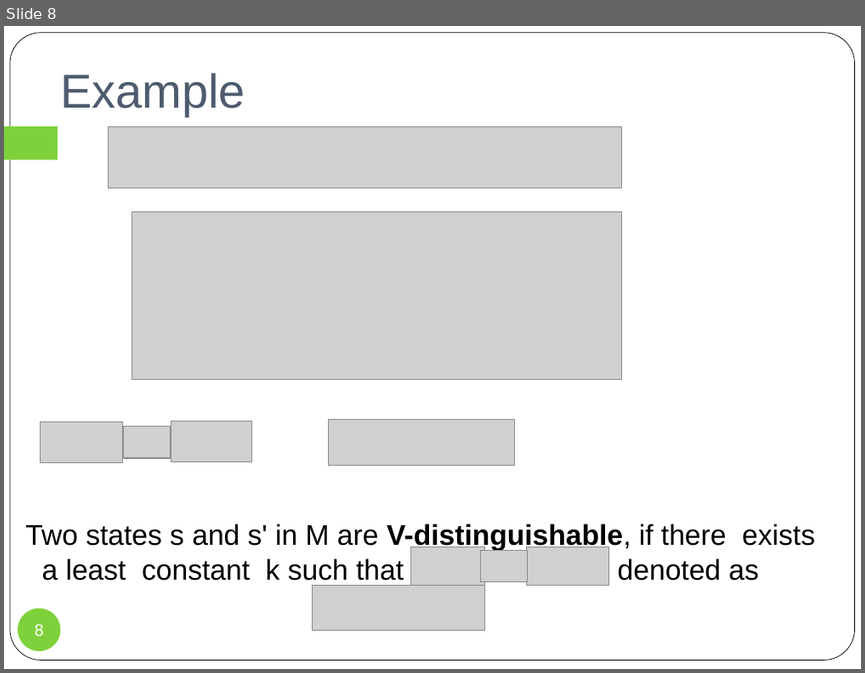
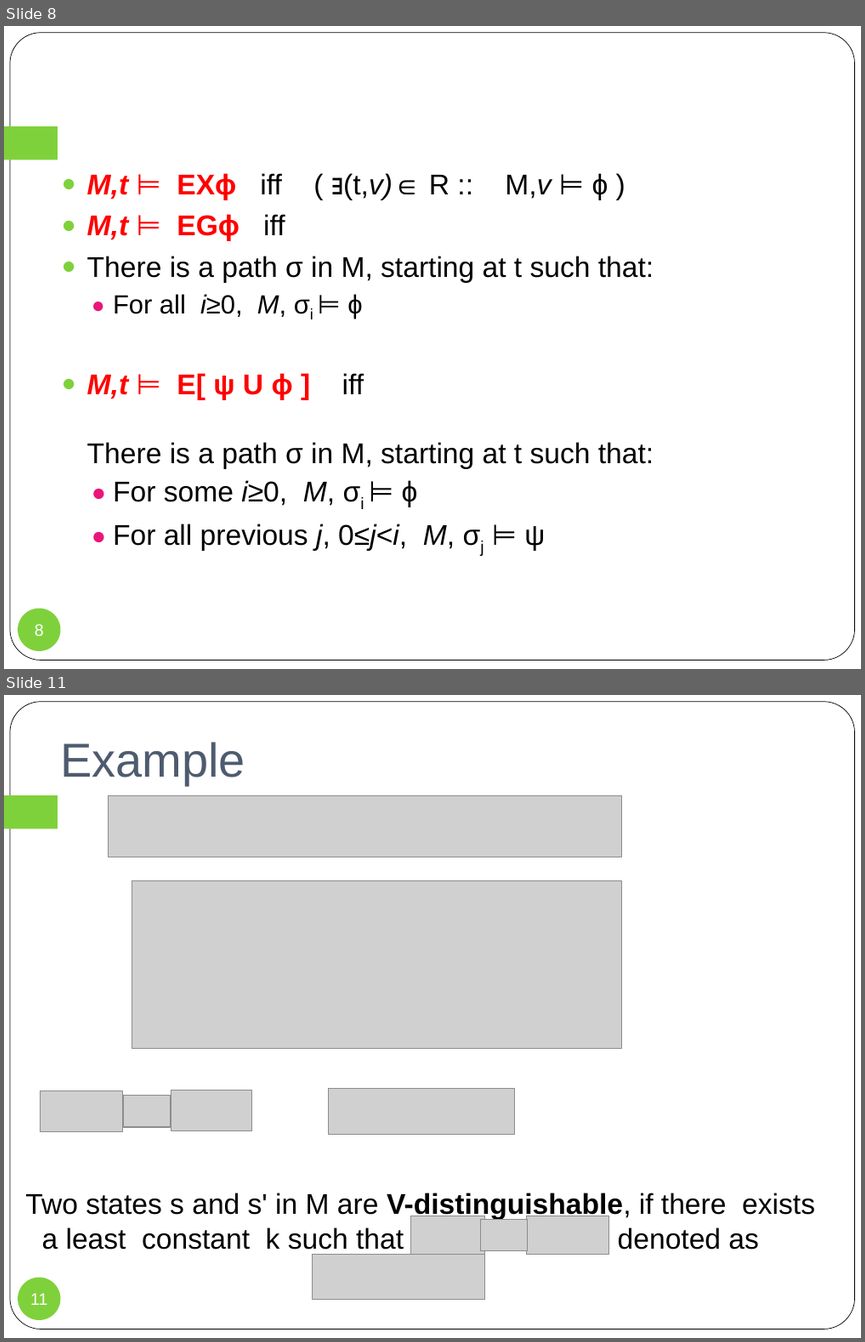
Before and after one commit to fengrenyan/fry, a slide deck: DC/SNC and WSC.pptx. Shown one above the other, each under a label of ours: slide 8 before the commit, slides 8 and 11 after it; the slides between them are not shown. The pictures are 865x673 and 865x1342 pixels, drawn with LibreOffice and Linux fonts; fonts in the diff are those of the drawing; grey boxes stand for pictures. Boxes give left, top, right and bottom in pixels: in the first picture for what was removed or moved away, otherwise in the second. Text is boxed around its words. In the diff, an @@ line names an element or a change of style, - is before the commit and + after.

```diff
--- a/DC/SNC and WSC.pptx
+++ b/DC/SNC and WSC.pptx
@@ slide 8 added at (4, 26, 861, 669), background #FFFFFF; not listed: 2 template elements that a slide beside it also shows @@
@@ text added at (87, 173, 653, 550), 24 pt, text #000000 @@
+● M,t ⊨ EXϕ iff ( ∃(t,v)∈ R :: M,v ⊨ ϕ )
+● M,t ⊨ EGϕ iff
+● There is a path σ in M, starting at t such that:
+  ● For all i≥0, M, σi ⊨ ϕ
+● M,t ⊨ E[ ψ U ϕ ] iff
+  There is a path σ in M, starting at t such that:
+  ● For some i≥0, M, σi ⊨ ϕ
+  ● For all previous j, 0≤j<i, M, σj ⊨ ψ
@@ page number added at (18, 607, 61, 651), fill #7FD13B, 14 pt, text #FFFFFF @@
+8
@@ what was slide 8 is now slide 11 @@
@@ page number at (30, 1293, 47, 1304): text changed @@
-8
+11
```
Also in this commit, not shown: 8 slides changed, 11 other slides added, 11 slides removed, 17 other files.
